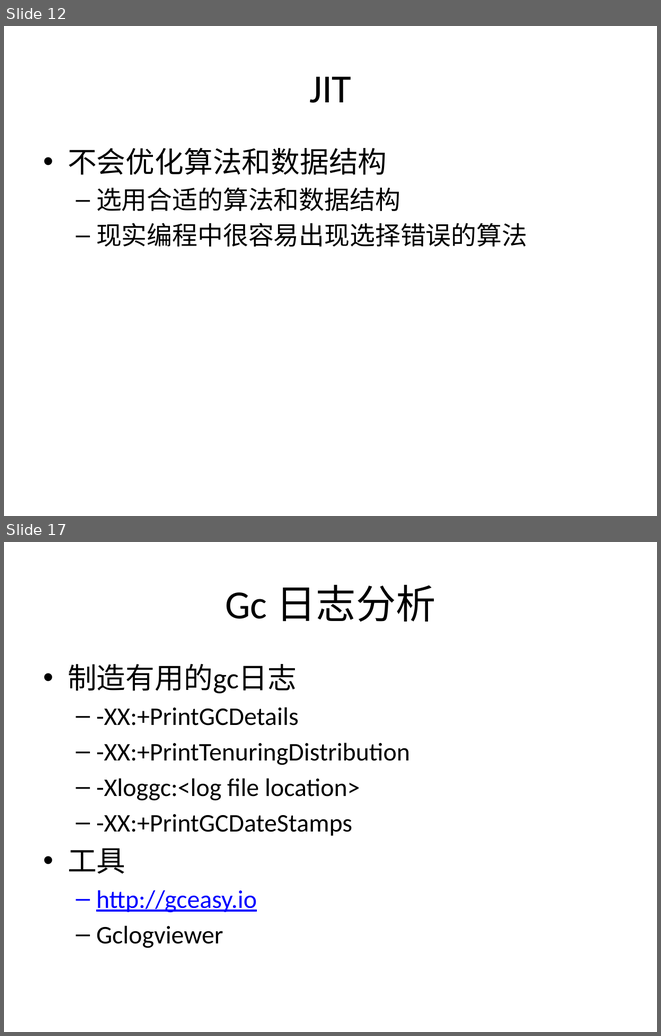
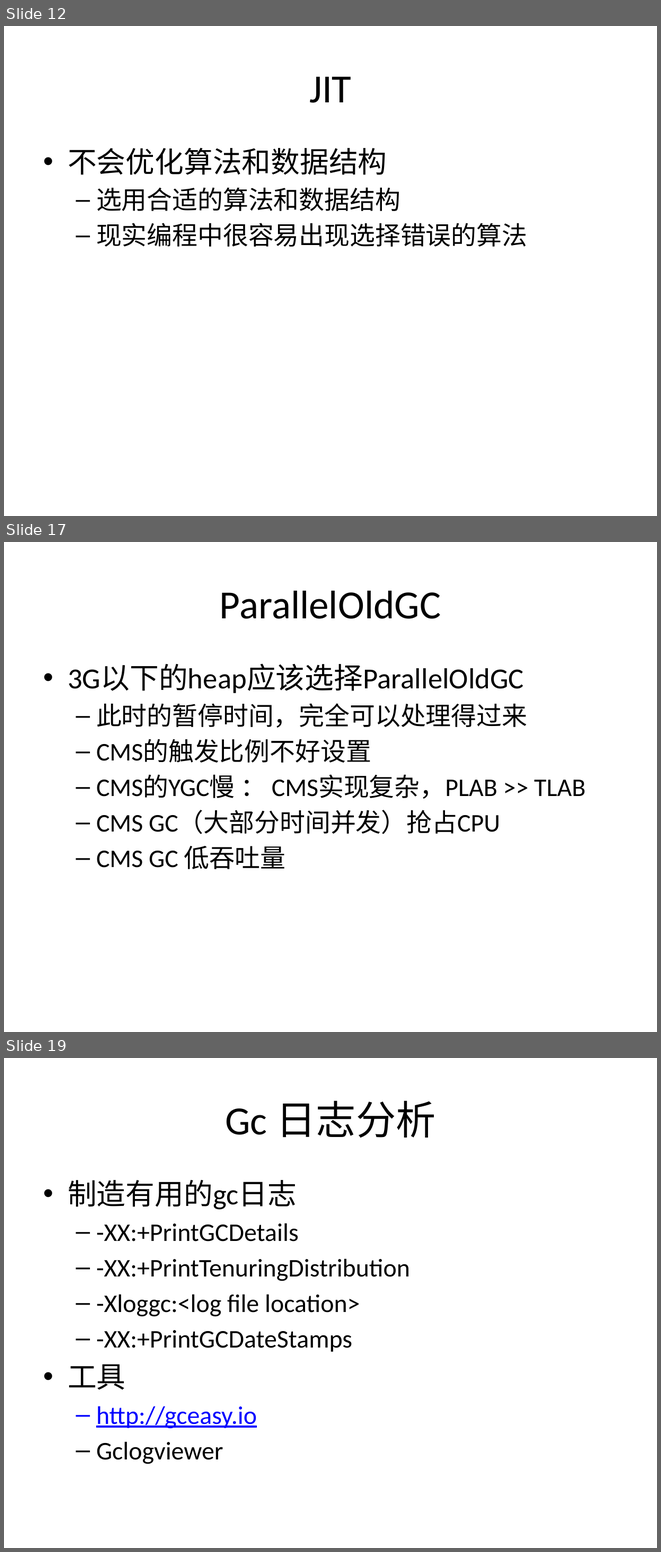
Before and after one commit to cyberdak/javaperformance, a slide deck: Java 性能优化.pptx. Shown one above the other, each under a label of ours: slides 12 and 17 before the commit, slides 12, 17 and 19 after it; the slides between them are not shown. The pictures are 661x1036 and 661x1552 pixels, drawn with LibreOffice and Linux fonts; fonts in the diff are those of the drawing. Boxes give left, top, right and bottom in pixels: in the first picture for what was removed or moved away, otherwise in the second. Text is boxed around its words. In the diff, an @@ line names an element or a change of style, - is before the commit and + after.

```diff
--- a/Java 性能优化.pptx
+++ b/Java 性能优化.pptx
@@ slide 17 added at box(4, 542, 657, 1032), background #FFFFFF @@
@@ title added at box(220, 590, 441, 619), 44 pt, text #000000 @@
+ParallelOldGC
@@ text added at box(68, 664, 585, 869), 28 pt, text #000000 @@
+• 3G以下的heap应该选择ParallelOldGC
+  – 此时的暂停时间，完全可以处理得过来
+  – CMS的触发比例不好设置
+  – CMS的YGC慢 ： CMS实现复杂，PLAB >> TLAB
+  – CMS GC（大部分时间并发）抢占CPU
+  – CMS GC 低吞吐量
@@ what was slide 17 is now slide 19 @@
```
Also in this commit, not shown: 6 slides changed, 2 other slides added, 1 slide removed, 2 other files.
